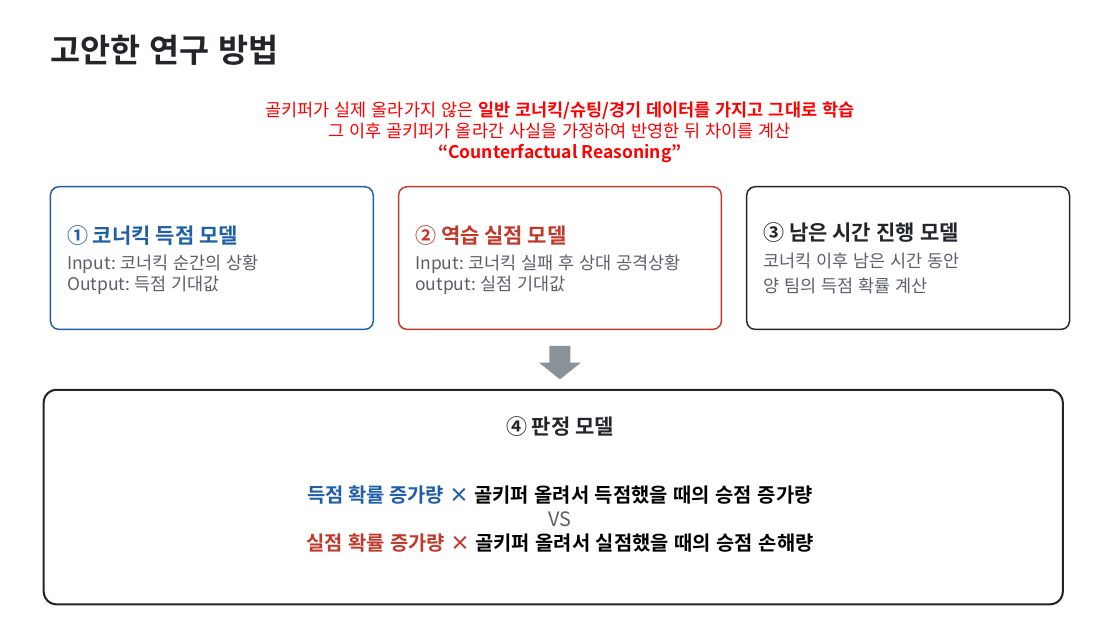
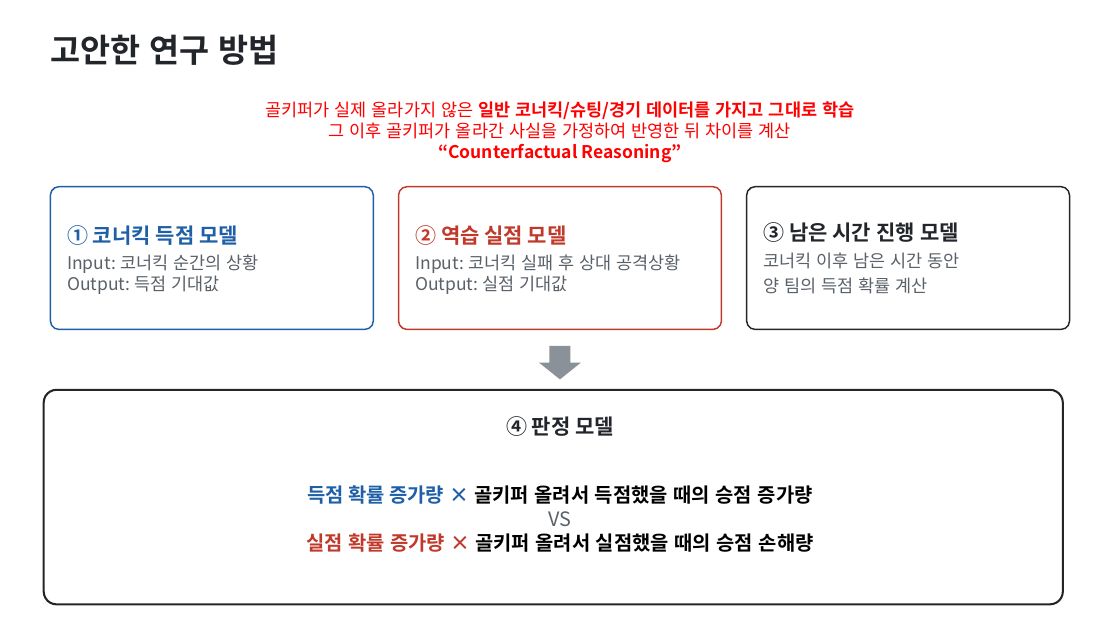
Before and after one commit to JJ1NNU/FootballDataAnalyticsProject, a slide deck: slide 5 of docs/slides/gk_corner_proposal_final.pptx. Drawn at 1120x630 pixels with LibreOffice and Linux fonts; fonts in the diff are those of the drawing. Boxes give left, top, right and bottom in pixels: in the first picture for what was removed or moved away, otherwise in the second. Text is boxed around its words. In the diff, an @@ line names an element or a change of style, - is before the commit and + after.

```diff
--- a/docs/slides/gk_corner_proposal_final.pptx
+++ b/docs/slides/gk_corner_proposal_final.pptx
@@ text at <box>415,254,681,294</box>: text changed @@
-Input: 코너킥 실패 후 상대 공격상황
-output: 실점 기대값
+Input: 코너킥 실패 후 상대 공격상황
+Output: 실점 기대값
```
Also in this commit, not shown: 1 other slide changed.
